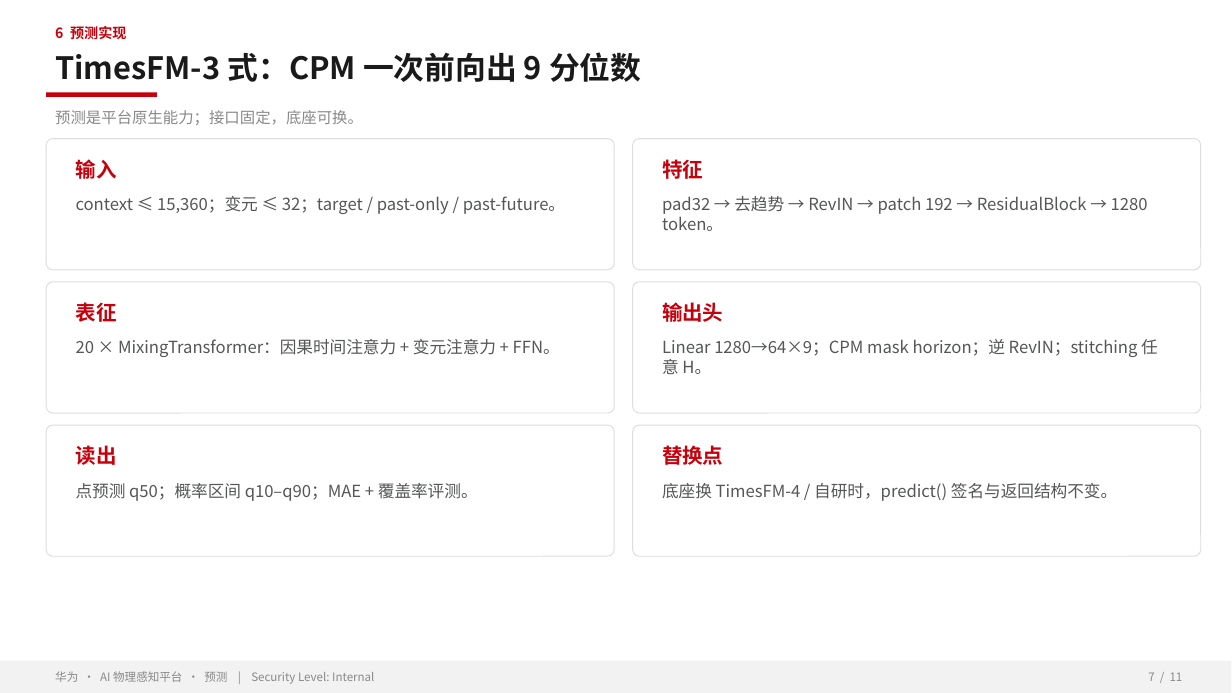
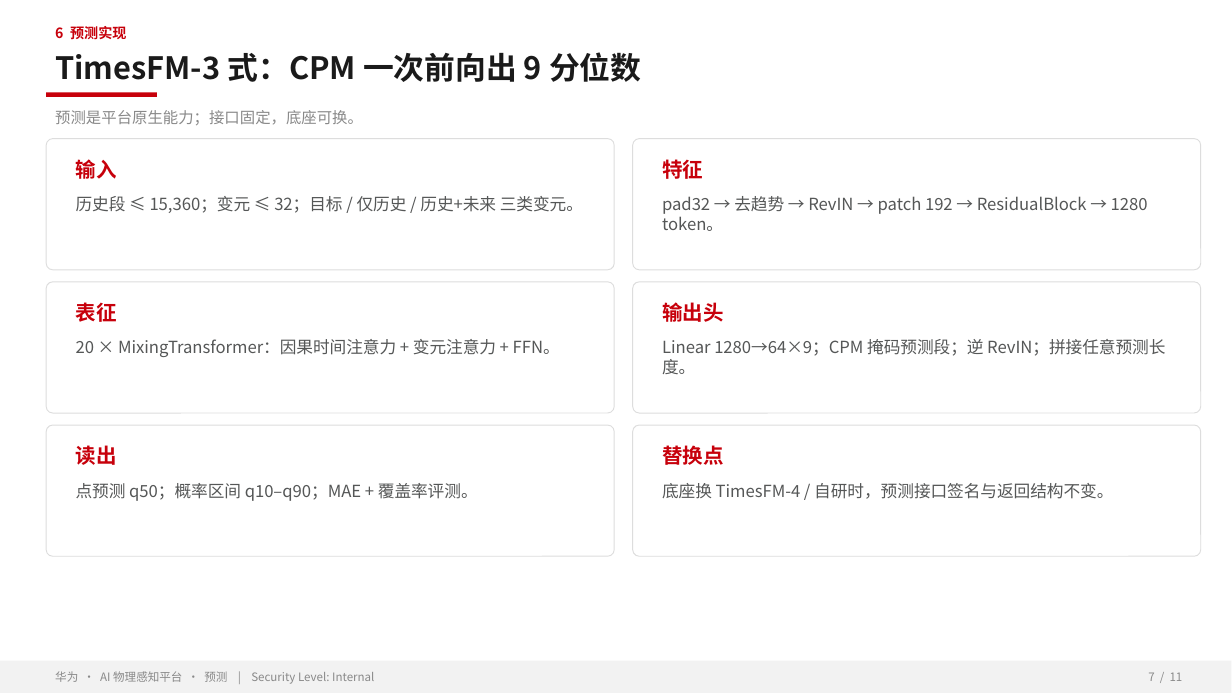
Before and after one commit to zhangrui1123/ai-physical-sensing, a slide deck: slide 7 of AI物理感知平台-华为汇报.pptx. Drawn at 1232x693 pixels with LibreOffice and Linux fonts; fonts in the diff are those of the drawing; background and template pictures are left out. Boxes give left, top, right and bottom in pixels: in the first picture for what was removed or moved away, otherwise in the second. Text is boxed around its words. In the diff, an @@ line names an element or a change of style, - is before the commit and + after.

```diff
--- a/AI物理感知平台-华为汇报.pptx
+++ b/AI物理感知平台-华为汇报.pptx
@@ text at [76, 196, 583, 213]: text changed @@
-context ≤ 15,360；变元 ≤ 32；target / past-only / past-future。
+历史段 ≤ 15,360；变元 ≤ 32；目标 / 仅历史 / 历史+未来 三类变元。
@@ text at [662, 339, 1165, 374]: text changed @@
-Linear 1280→64×9；CPM mask horizon；逆 RevIN；stitching 任意 H。
+Linear 1280→64×9；CPM 掩码预测段；逆 RevIN；拼接任意预测长度。
@@ text at [662, 483, 1113, 499]: text changed @@
-底座换 TimesFM-4 / 自研时，predict() 签名与返回结构不变。
+底座换 TimesFM-4 / 自研时，预测接口签名与返回结构不变。
```
Also in this commit, not shown: 8 other slides changed, 3 other files.
